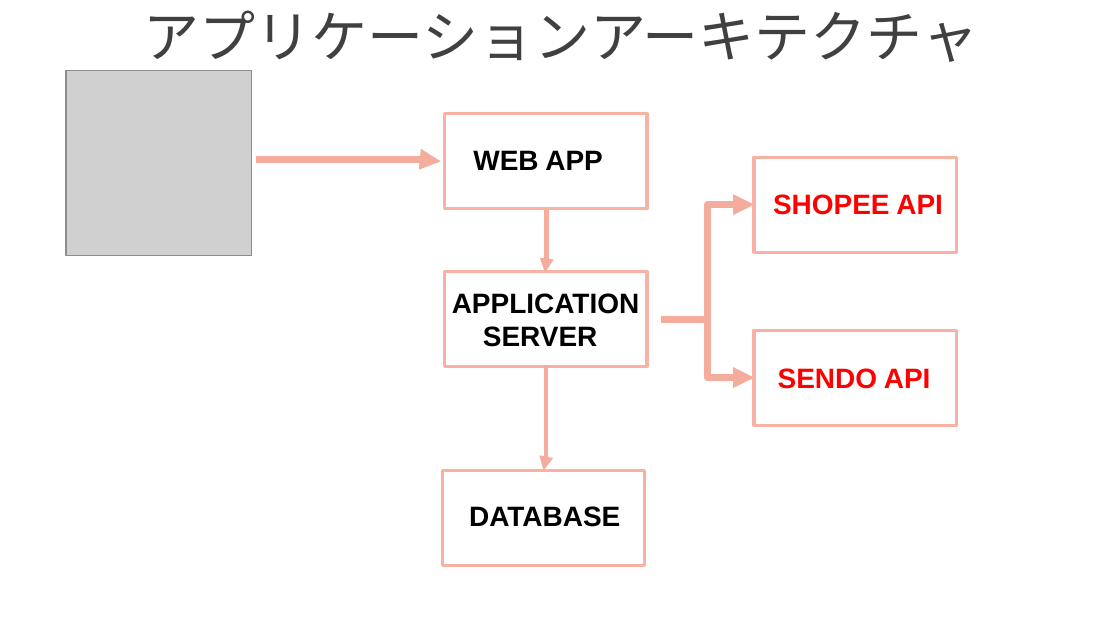
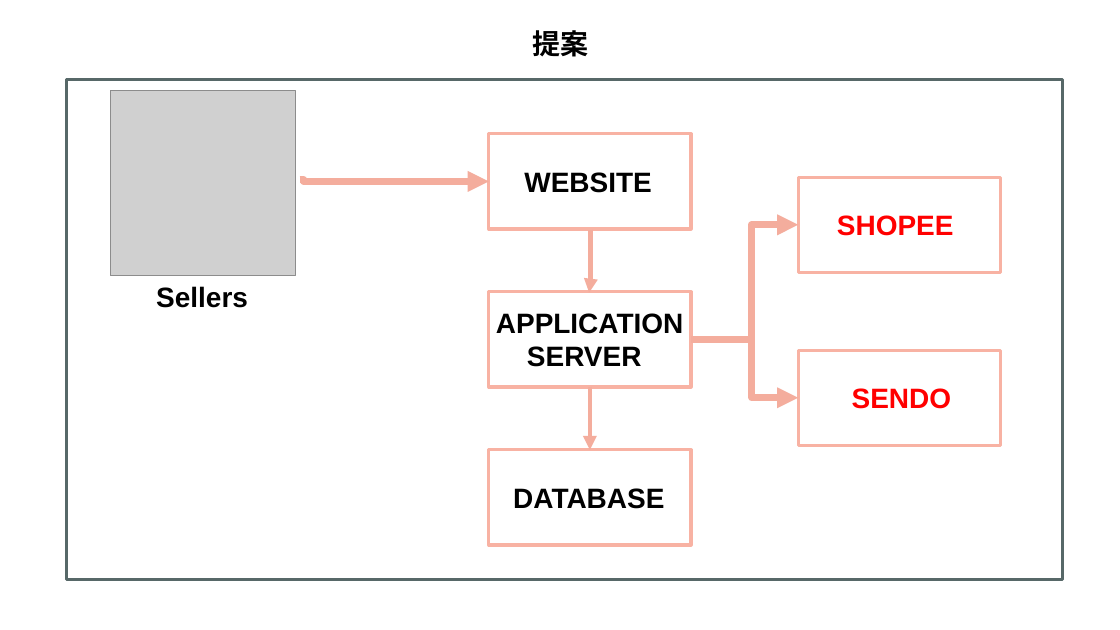
Before and after one commit to phamkhanhminhman/doan-laravel, a slide deck: slide 11 of Slide-Japanese.pptx. Drawn at 1120x630 pixels with LibreOffice and Linux fonts; fonts in the diff are those of the drawing; grey boxes stand for pictures; background and template pictures are left out. Boxes give left, top, right and bottom in pixels: in the first picture for what was removed or moved away, otherwise in the second. Text is boxed around its words. In the diff, an @@ line names an element or a change of style, - is before the commit and + after.

```diff
--- a/Slide-Japanese.pptx
+++ b/Slide-Japanese.pptx
@@ text at box(532, 30, 588, 57): text changed; size 36 to 18 pt; text colour #404040 to #000000; bold on @@
-アプリケーションアーキテクチャ
+提案
@@ rectangle added at box(66, 80, 1063, 580), outline #576868 2 pt @@
@@ 4 rectangles, 3 elbow arrows, 1 picture, 1 text: place and size @@
-4 rectangles, 3 elbow arrows, 1 picture, 1 text at box(66, 71, 956, 426)
+4 rectangles, 3 elbow arrows, 1 picture, 1 text at box(110, 91, 1001, 446)
@@ text at box(524, 172, 651, 193): text changed @@
-WEB APP
+WEBSITE
@@ text at box(837, 215, 954, 236): text changed @@
-SHOPEE API
+SHOPEE
@@ text added at box(156, 286, 248, 308), 18 pt, text #000000, bold @@
+Sellers
@@ elbow arrow moved from (661, 319) - (754, 377) to (691, 339) - (799, 398) @@
@@ elbow arrow moved from (545, 365) - (543, 470) to (590, 388) - (590, 450) @@
@@ text at box(852, 388, 951, 409): text changed @@
-SENDO API
+SENDO
@@ rectangle: place and size @@
-rectangle at box(442, 470, 645, 566)
+rectangle at box(488, 450, 691, 545)
@@ text "DATABASE": place and size @@
-text "DATABASE" at box(469, 506, 620, 527)
+text "DATABASE" at box(513, 488, 664, 509)
```
Also in this commit, not shown: 12 other slides changed, 7 slides added, 7 slides removed, 10 other files.
